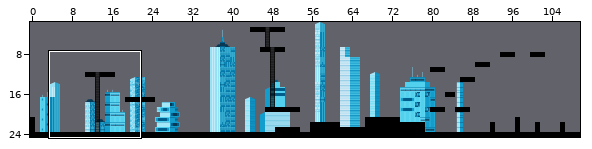
One commit to this Tiled map (JSON): assets/tilemaps/The City.json. Above: a wide view before the commit, with the close-up outlined.
Close-up. Earlier state:
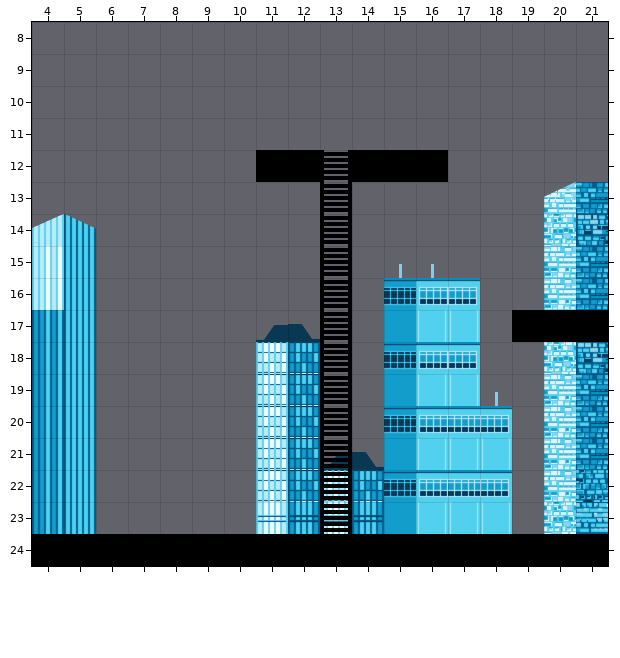
Cells are 32x32 px. Shown: x 4..21, y 8..24. The commit also changed other parts of the map, which this record leaves out. The old version is drawn lined up with the new one.
New version:
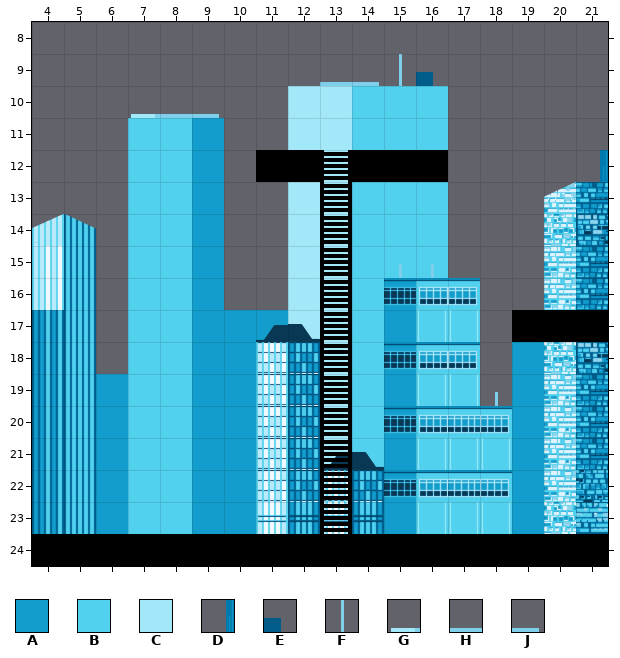
Key: from "Skyscrapers": A 1, B 15, C 30, D 70, E 96, F 111, G 121, H 123, J 124.
_ is an empty cell.
Tiles of an added or newly shown layer are drawn over the layers below it.
Change:
map size 150x25 -> 200x25 cells
Layer "Right back" (now shown):
There is now tile A in row 17 at x 10 to 11; in row 18 at x 10 and 19; in rows 19 to 23 at x 6, 10 and 19.
Layer "Back scrapers" (now shown):
There is now tile A in rows 11 to 23 at x 9.
There is now tile B in row 10 at x 14 to 16; in row 11 at x 7 to 8 and 14 to 16; in row 12 at x 7 to 8; in rows 13 to 15 at x 7 to 8 and 14 to 16; in rows 16 to 21 at x 7 to 8 and 14; in rows 22 to 23 at x 7 to 8.
There is now tile C in rows 10 to 11 at x 12 to 13; in row 12 at x 13; in rows 13 to 17 at x 12 to 13; in rows 18 to 21 at x 13.
There is now tile D in row 12 at x 21.
There is now tile E in row 9 at x 16.
There is now tile F in row 9 at x 15.
There is now tile G in row 10 at x 7.
There is now tile H in row 9 at x 13; in row 10 at x 8.
There is now tile J in row 9 at x 14; in row 10 at x 9.
Where, in picture pixels (left, top, right, bottom), the same in both close-ups:
added: (96, 54, 448, 534)
added: (600, 150, 608, 182)
added: (512, 342, 544, 534)
